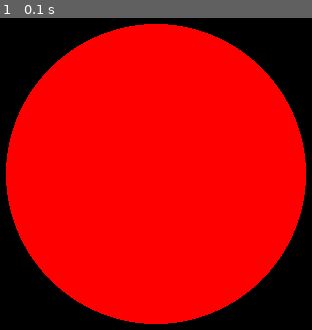
Above: before the commit, frame 1.
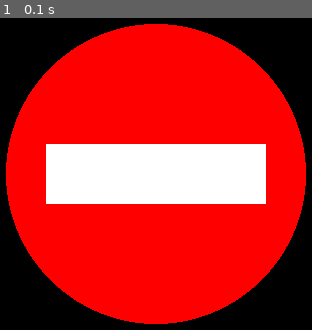
Above: after the commit, the same moment.

Repository: niklasdhein/EiP-Praktium-Aufzugssimulation
Game: pygame game, started from pygame_test.py
Two runs of this game, one before a commit and one after it. Both use one fixed random seed, a clock stepped at 60 frames per second and the inputs below.
Inputs:
- Up to frame 1 (0.1 s): no input

The runs differ from the first frame. In frame 1, 14% of the frame differs, in the area x 14-86%, y 40-60%.

Commit message:
weißer balken

Diff:
--- a/pygame_test.py
+++ b/pygame_test.py
@@ -28,6 +28,11 @@
     # roter kreis
     pygame.draw.circle(screen, "red", center_pos, 150)
 
+    # weißer balken
+    offset = pygame.Vector2(-110, -30)
+    bar_pos = center_pos + offset
+    pygame.draw.rect(screen, "white", (bar_pos.x, bar_pos.y, 220, 60))
+
     # zeichnen
     pygame.display.flip()
 
